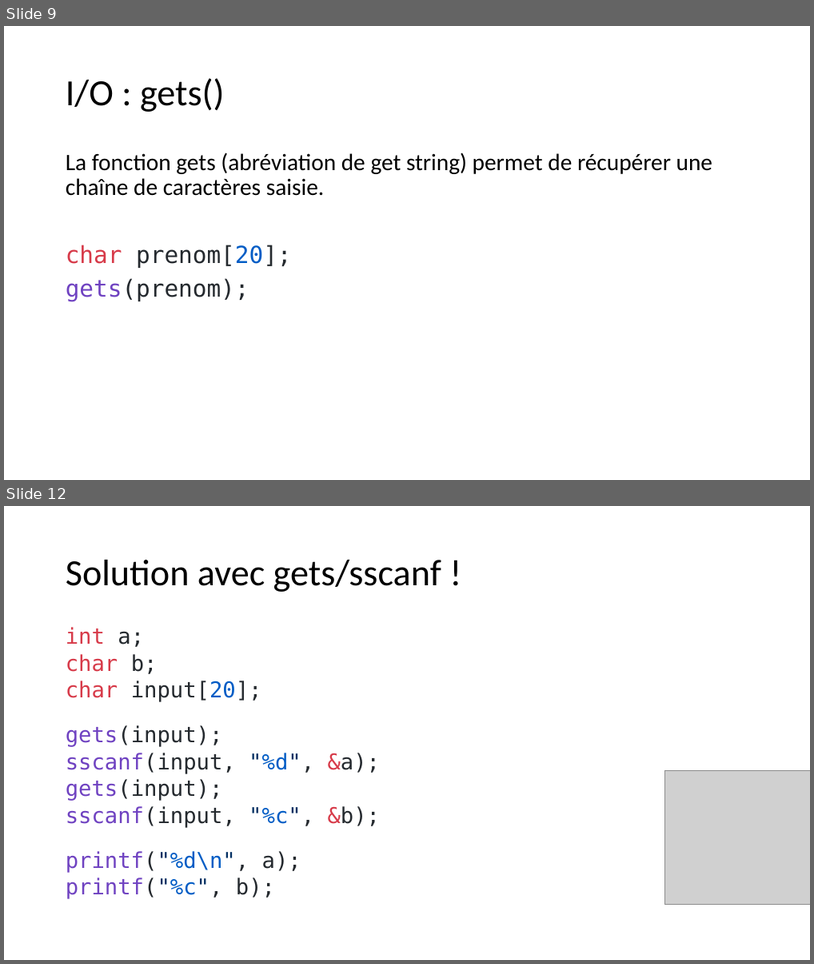
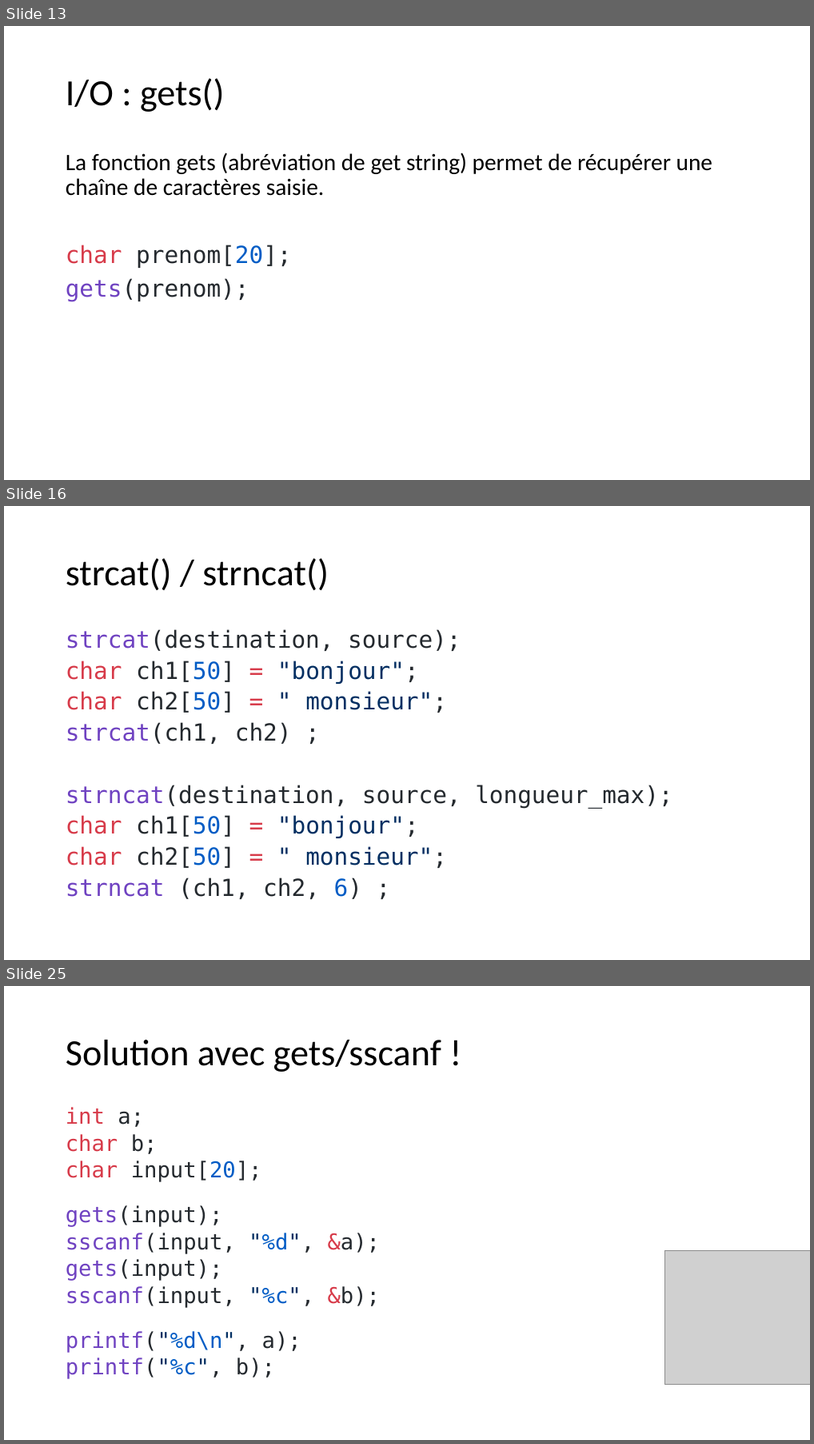
Before and after one commit to standard3/BTS1, a slide deck: 03_Tableaux/tableaux.pptx. Shown one above the other, each under a label of ours: slides 9 and 12 before the commit, slides 13, 16 and 25 after it; the slides between them are not shown. The pictures are 814x964 and 814x1444 pixels, drawn with LibreOffice and Linux fonts; fonts in the diff are those of the drawing; grey boxes stand for pictures. Boxes give left, top, right and bottom in pixels: in the first picture for what was removed or moved away, otherwise in the second. Text is boxed around its words. In the diff, an @@ line names an element or a change of style, - is before the commit and + after.

```diff
--- a/03_Tableaux/tableaux.pptx
+++ b/03_Tableaux/tableaux.pptx
@@ slide 16 added at [4, 506, 810, 960], background #FFFFFF @@
@@ title added at [66, 558, 329, 591], 44 pt, text #000000 @@
+strcat() / strncat()
@@ text added at [66, 629, 673, 899], 28 pt, text #24292E @@
+strcat(destination, source);
+char ch1[50] = "bonjour";
+char ch2[50] = " monsieur";
+strcat(ch1, ch2) ;
+strncat(destination, source, longueur_max);
+char ch1[50] = "bonjour";
+char ch2[50] = " monsieur";
+strncat (ch1, ch2, 6) ;
@@ what was slide 9 is now slide 13 @@
@@ what was slide 12 is now slide 25 @@
```
Also in this commit, not shown: 2 slides changed, 12 other slides added, 2 other files.
